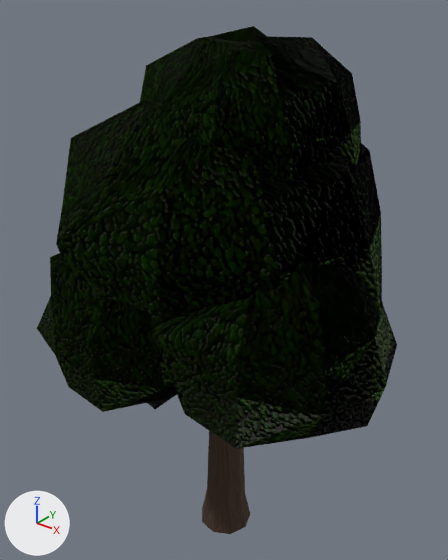
Two versions of the glTF model models/tree.glb, one commit apart.
Rendered twice from a camera (50 mm lens) standing at (2.97, -3.74, 5.03) and looking at (-0.09, 0.09, 2.65). Arrows for +X, +Y and +Z are at lower left; the lights stay in place. The picture after the commit comes second. Vertices at exactly the same position are counted once.

The first picture shows 'tree'.
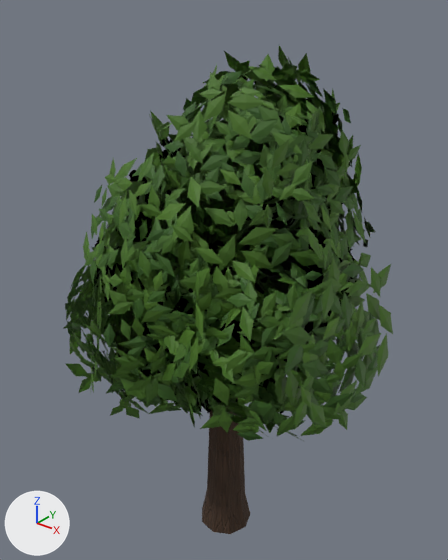
The edits, one by one:
Picture 'leafcard_orm.png' (img_leafcard_orm_png) is new.
Picture 'leafcard_n.png' (img_leafcard_n_png) is new.
Picture 'leafcard_c.png' (img_leafcard_c_png) is new.
Material 'leafcard' (mat_leafcard) is new.
Uses the picture img_leafcard_c_png.
Uses the picture img_leafcard_n_png.
Uses the picture img_leafcard_orm_png.
me_tree_glb is used by ob_tree; location (0.0, 0.0, 0.0).
me_tree_glb had 447 vertices, 754 faces and spanned x -1.56..1.64, y -1.43..1.37, z 0.0..4.72.
me_tree_glb now has 1047 vertices, 1054 faces and spans x -1.71..1.63, y -1.52..1.45, z 0.0..4.74.
me_tree_glb part 1: the loose piece of 87 vertices spanning x -1.39..1.43, y -1.35..1.18, z 1.83..4.34 is scaled about its middle by 0.482, then moved by (-0.01, 0.04, -0.09).
me_tree_glb part 2: the loose piece of 80 vertices spanning x -0.83..1.05, y -0.7..0.99, z 3.05..4.72 is scaled about its middle by 0.482, then moved by (-0.01, -0.02, -0.19).
me_tree_glb part 3: the loose piece of 80 vertices spanning x -1.05..0.58, y -1.43..0.14, z 1.83..3.38 is scaled about its middle by 0.504, then moved by (0.02, 0.07, -0.1).
me_tree_glb part 4: the loose piece of 80 vertices spanning x -0.32..1.64, y -1.25..0.56, z 1.78..3.6 is rebuilt with 4 vertices and now spans x -0.42..0.84, y -1.25..-0.08, z 1.65..3.35, in mat_leafcard.
me_tree_glb part 5: 752 vertices added at x -1.71..1.63, y -1.52..1.45, z 1.49..4.74.
Other edits to the shape of me_tree_glb do not show in these pictures.
me_tree_glb gains material mat_leafcard.

Changed parts and their boxes [x1, y1, x2, y2] in the pictures (448 x 560 px; the box of a moved part takes in the faces that stretch with it):
'tree', reshaped: before [37, 26, 397, 534]; after [63, 46, 393, 534]
part 1 of me_tree_glb, moved or reshaped: before [56, 100, 382, 324]; after [148, 191, 301, 292]
part 2 of me_tree_glb, moved or reshaped (mostly hidden afterwards): before [140, 26, 361, 181]; after [194, 119, 296, 205]
part 3 of me_tree_glb, moved or reshaped: before [37, 253, 177, 412]; after [103, 282, 147, 358]
part 4 of me_tree_glb, rebuilt (mostly hidden afterwards): before [153, 262, 397, 449]; after [179, 284, 201, 377]
part 5 of me_tree_glb, added (green): after [63, 46, 393, 441]
